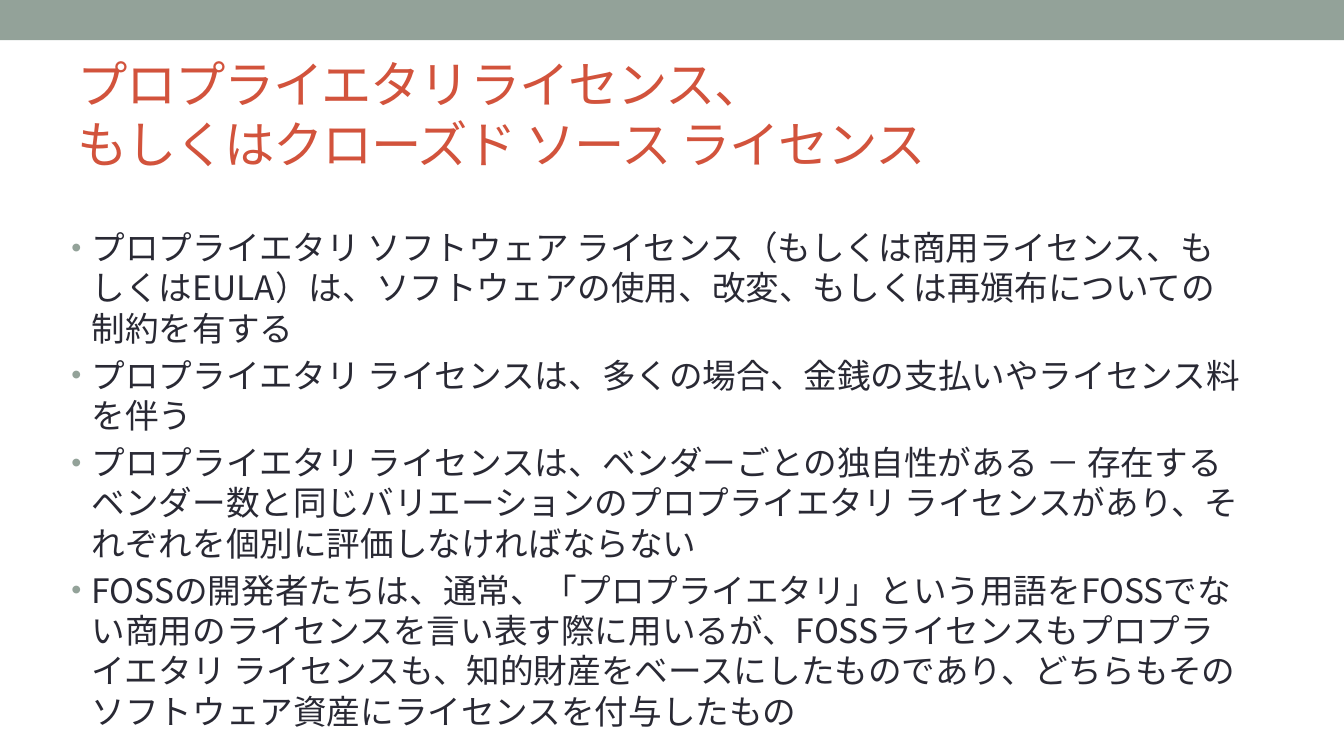
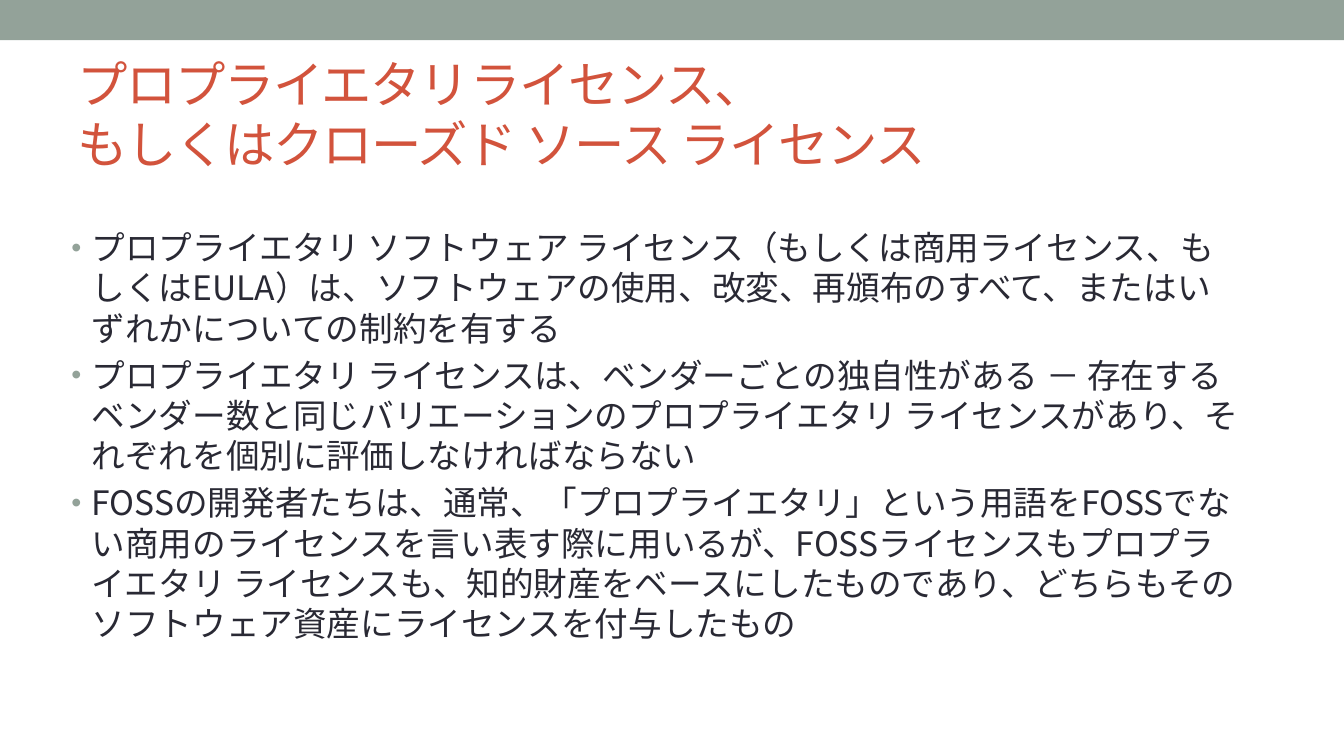
Before and after one commit to OpenChain-Project/Curriculum-Translation-JP, a slide deck: slide 18 of REVIEW/Version_for_v1.1/openchain-curriculum-for-1-1_JP_review_tani.pptx. Drawn at 1344x756 pixels with LibreOffice and Linux fonts; fonts in the diff are those of the drawing; background and template pictures are left out. Boxes give left, top, right and bottom in pixels: in the first picture for what was removed or moved away, otherwise in the second. Text is boxed around its words. In the diff, an @@ line names an element or a change of style, - is before the commit and + after.

```diff
--- a/REVIEW/Version_for_v1.1/openchain-curriculum-for-1-1_JP_review_tani.pptx
+++ b/REVIEW/Version_for_v1.1/openchain-curriculum-for-1-1_JP_review_tani.pptx
@@ text at [92,231,1214,344]: text changed @@
-• プロプライエタリ ソフトウェア ライセンス（もしくは商用ライセンス、もしくはEULA）は、ソフトウェアの使用、改変、もしくは再頒布についての制約を有する
-• プロプライエタリ ライセンスは、多くの場合、金銭の支払いやライセンス料を伴う
+• プロプライエタリ ソフトウェア ライセンス（もしくは商用ライセンス、もしくはEULA）は、ソフトウェアの使用、改変、再頒布のすべて、またはいずれかについての制約を有する
```
Also in this commit, not shown: 5 other slides changed, 1 slide added.
